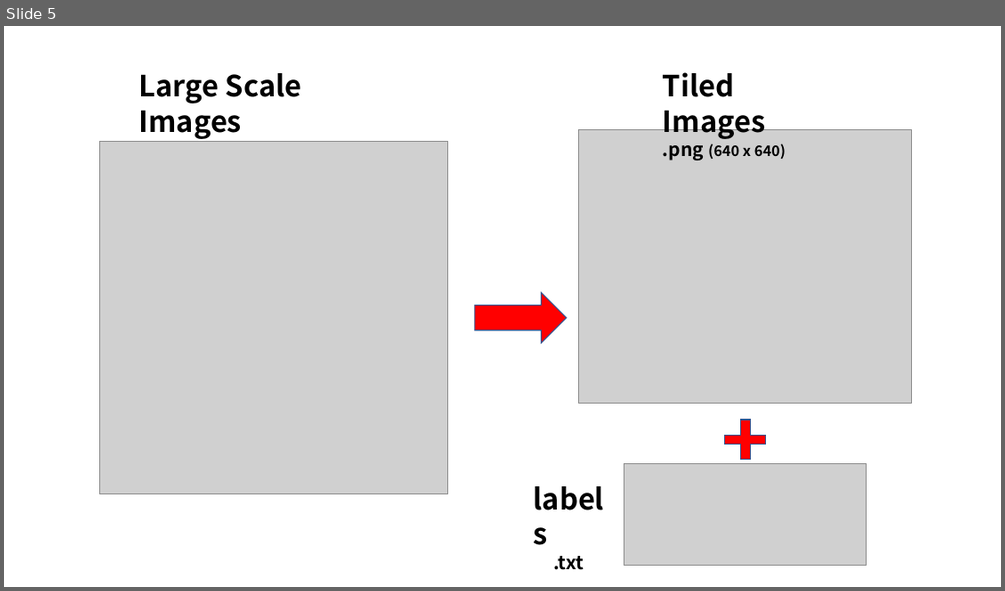
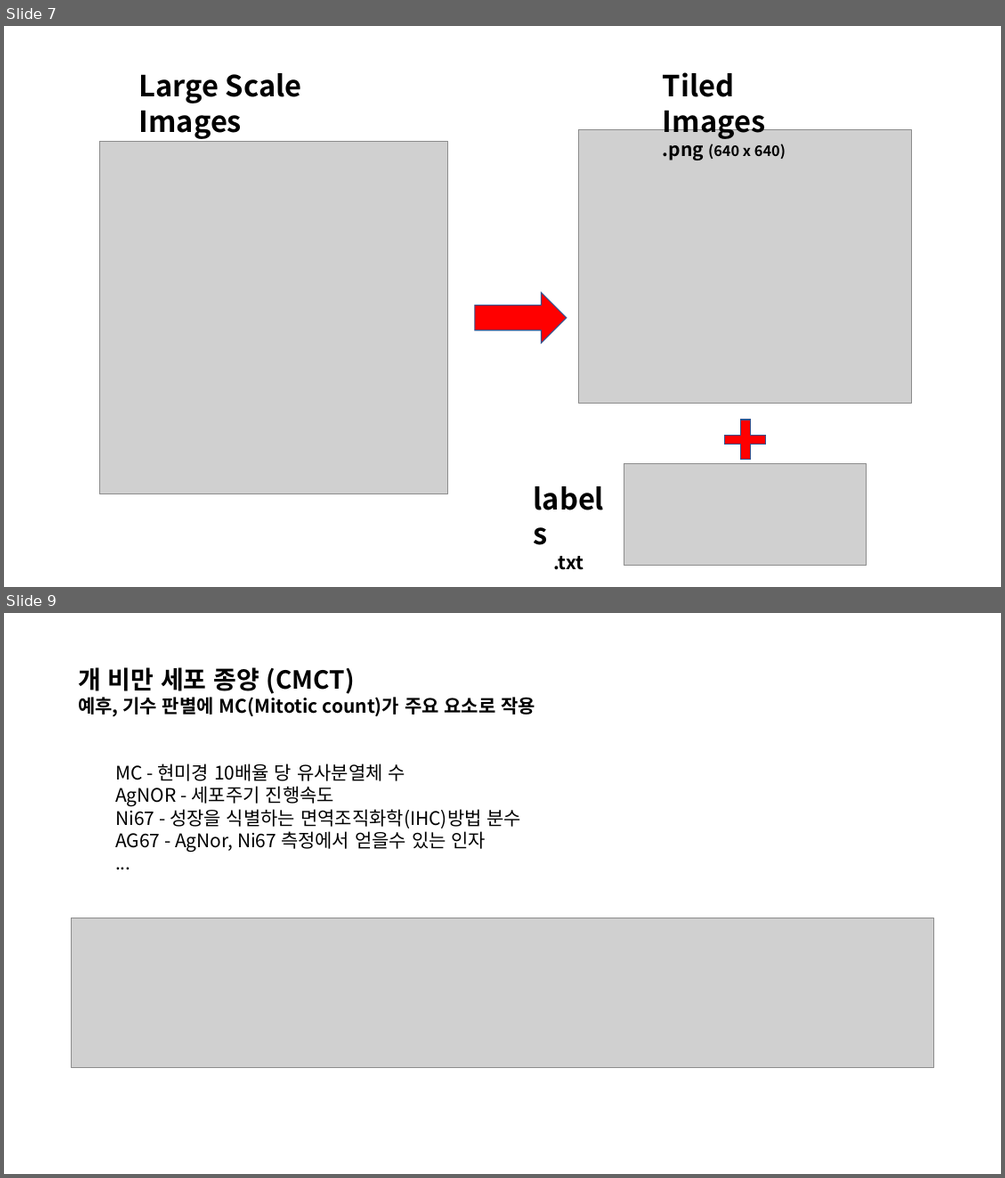
Before and after one commit to hslee4716/CCMCT, a slide deck: 발표자료/CCMCT_중간발표.pptx. Shown one above the other, each under a label of ours: slide 5 before the commit, slides 7 and 9 after it; the slides between them are not shown. The pictures are 1005x591 and 1005x1178 pixels, drawn with LibreOffice and Linux fonts; fonts in the diff are those of the drawing; grey boxes stand for pictures. Boxes give left, top, right and bottom in pixels: in the first picture for what was removed or moved away, otherwise in the second. Text is boxed around its words. In the diff, an @@ line names an element or a change of style, - is before the commit and + after.

```diff
--- a/발표자료/CCMCT_중간발표.pptx
+++ b/발표자료/CCMCT_중간발표.pptx
@@ slide 9 added at bbox=[4, 613, 1001, 1174], background #FFFFFF @@
@@ text added at bbox=[78, 667, 536, 852], 18 pt, text #000000 @@
+개 비만 세포 종양 (CMCT)
+예후, 기수 판별에 MC(Mitotic count)가 주요 요소로 작용
+  MC - 현미경 10배율 당 유사분열체 수
+  AgNOR - 세포주기 진행속도
+  Ni67 - 성장을 식별하는 면역조직화학(IHC)방법 분수
+  AG67 - AgNor, Ni67 측정에서 얻을수 있는 인자
+  ...
@@ picture added at bbox=[72, 918, 934, 1068] @@
@@ what was slide 5 is now slide 7 @@
```
Also in this commit, not shown: 4 slides changed, 4 other slides added, 40 other files.
